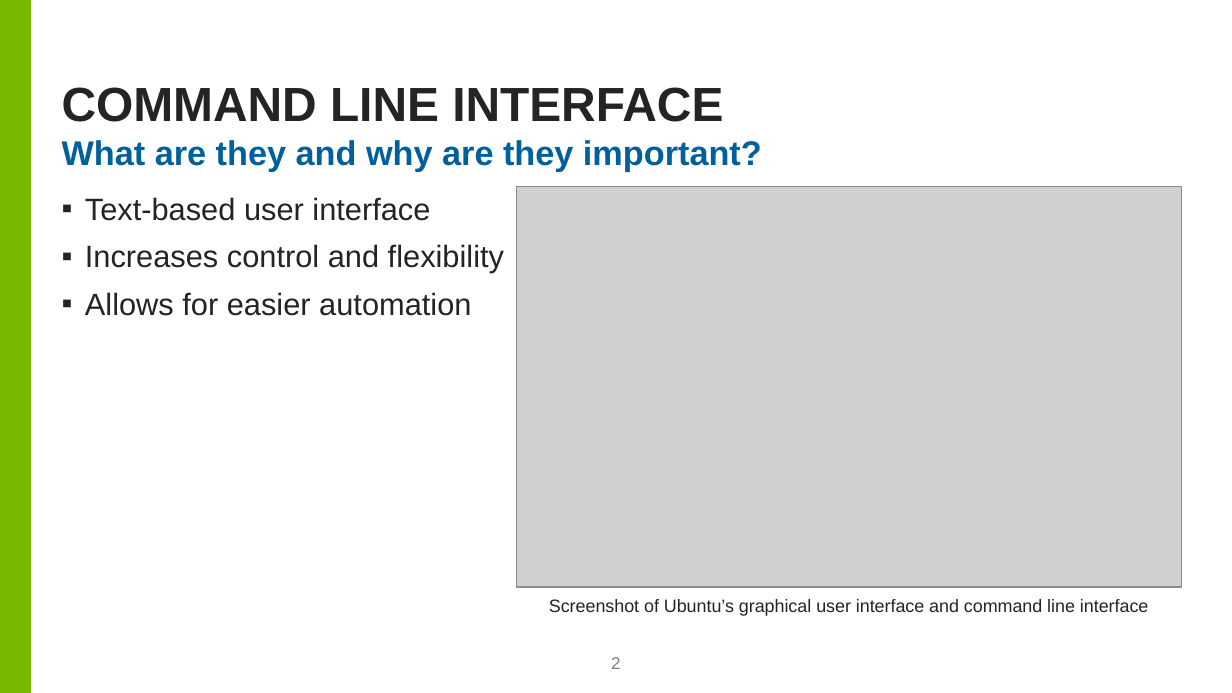
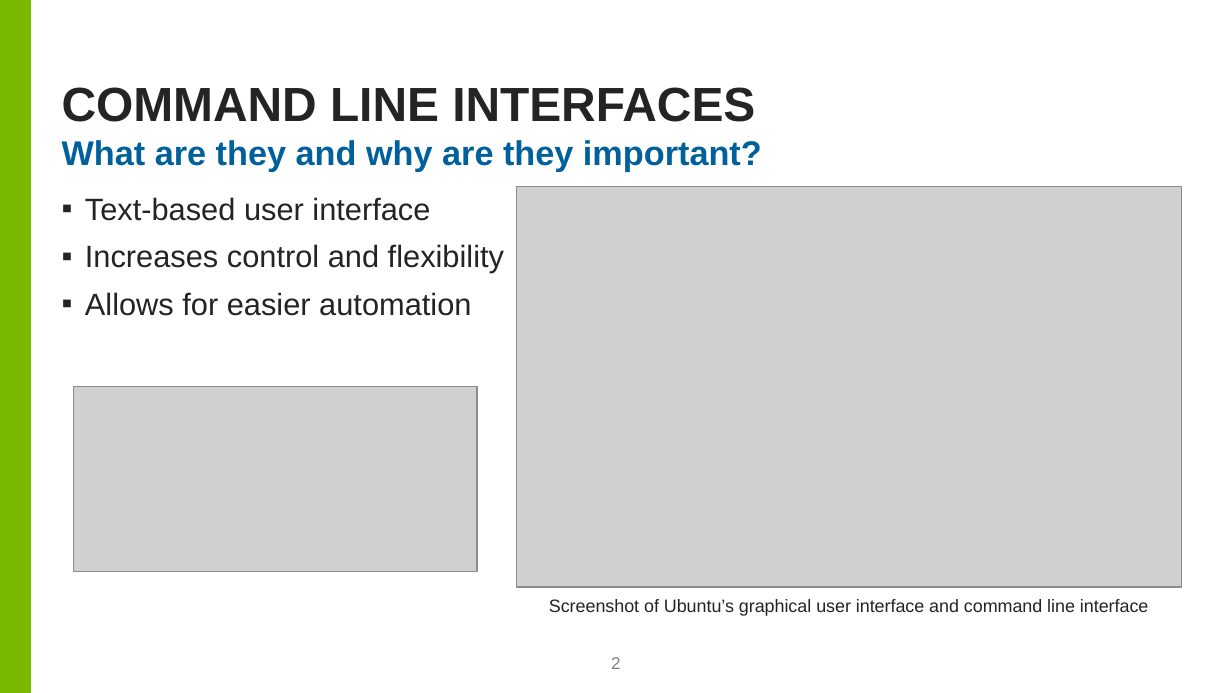
Before and after one commit to cslam7/aps-geoJson, a slide deck: slide 2 of Lam_Cory_Presentation.pptx. Drawn at 1232x693 pixels with LibreOffice and Linux fonts; fonts in the diff are those of the drawing; grey boxes stand for pictures; background and template pictures are left out. Boxes give left, top, right and bottom in pixels: in the first picture for what was removed or moved away, otherwise in the second. Text is boxed around its words. In the diff, an @@ line names an element or a change of style, - is before the commit and + after.

```diff
--- a/Lam_Cory_Presentation.pptx
+++ b/Lam_Cory_Presentation.pptx
@@ title at box(62, 87, 755, 122): text changed @@
-COMMAND LINE INTERFACE
+COMMAND LINE INTERFACES
@@ picture added at box(74, 387, 478, 572) @@
```
Also in this commit, not shown: 3 other slides changed, 2 slides removed, 2 other files.
